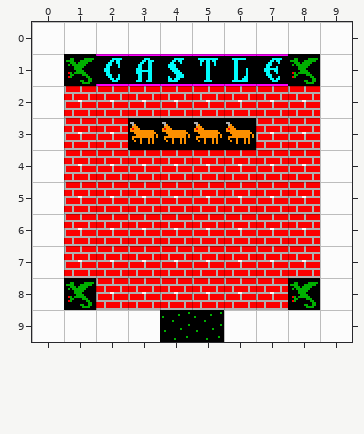
Tiled map -- phaser/Scene-Jumping/assets/city2.tmx. The first picture shows the starting point.
Cells are 16x16 px. Shown: x 0..9, y 0..9.
New version:
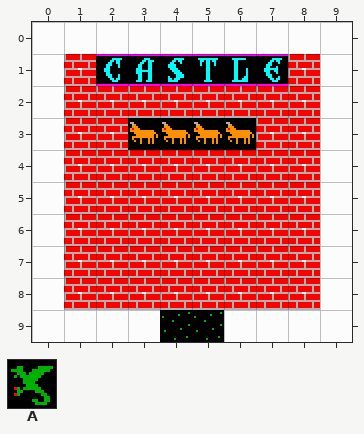
Key: from "ultima": A 251.
_ is an empty cell.
Tiles replaced or removed in this view: A.
The exact change:
Changed rows in their new state; . is an unchanged cell.
Layer "cityLayer":
first column x 1:
 1 _......_
first column x 1:
 8 _......_
